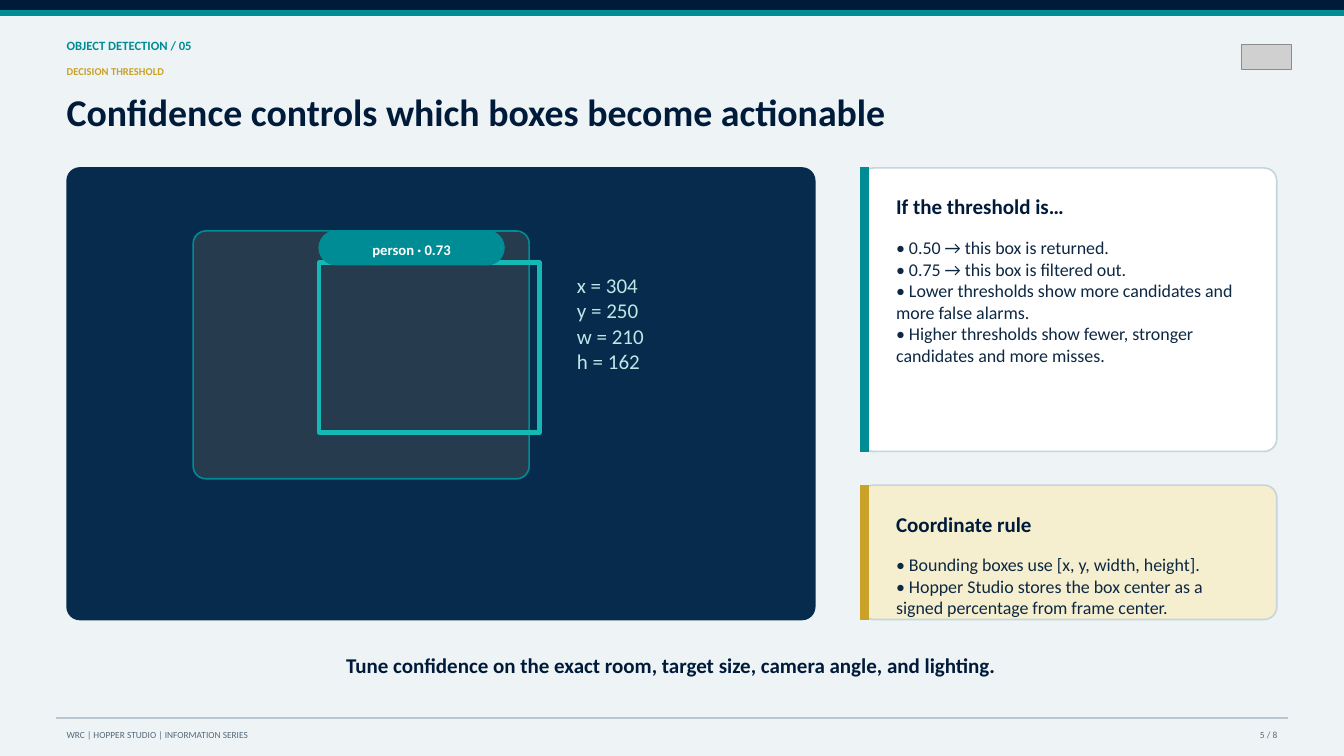
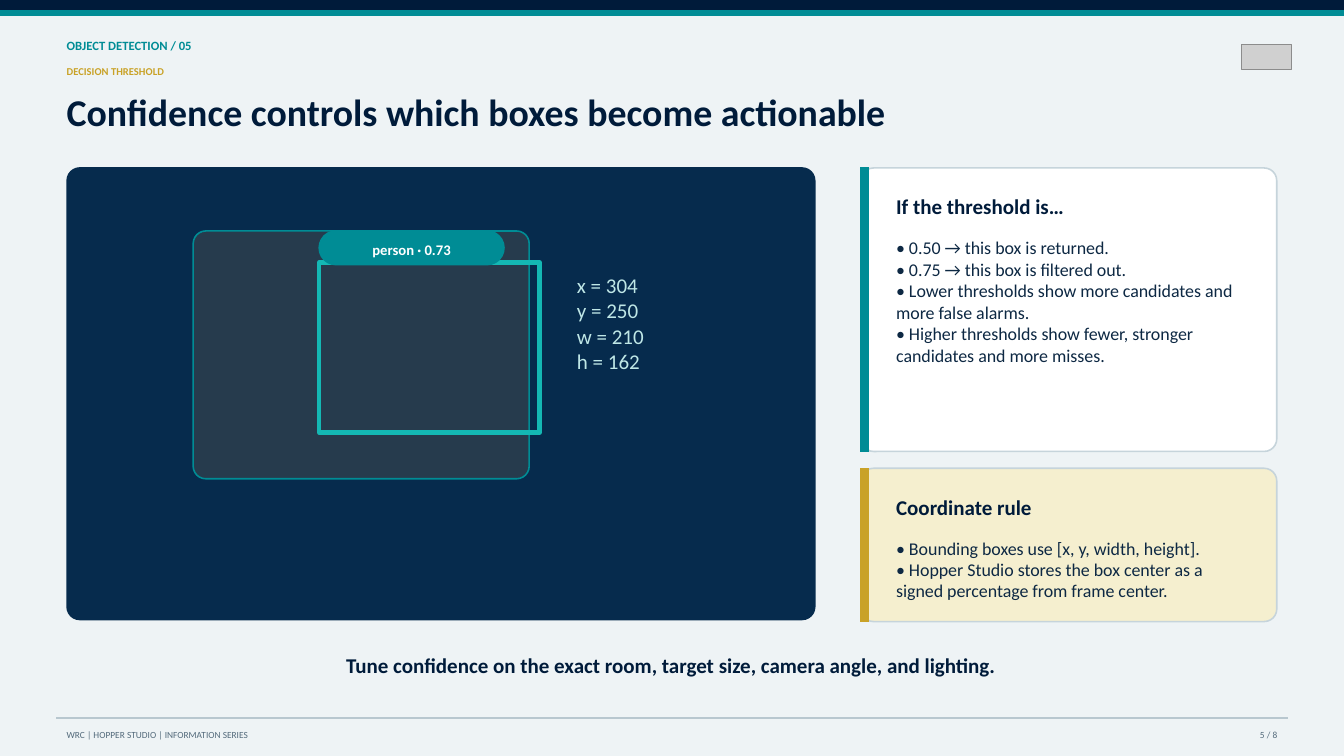
Before and after one commit to ender18g/hopper_drone, a slide deck: slide 5 of information-source-decks/06-object-detection-and-coco.pptx. Drawn at 1344x756 pixels with LibreOffice and Linux fonts; fonts in the diff are those of the drawing; grey boxes stand for pictures. Boxes give left, top, right and bottom in pixels: in the first picture for what was removed or moved away, otherwise in the second. Text is boxed around its words. In the diff, an @@ line names an element or a change of style, - is before the commit and + after.

```diff
--- a/information-source-decks/06-object-detection-and-coco.pptx
+++ b/information-source-decks/06-object-detection-and-coco.pptx
@@ rounded rectangle: place and size @@
-rounded rectangle at box(861, 485, 1276, 619)
+rounded rectangle at box(861, 469, 1276, 622)
@@ rounded rectangle at box(861, 469, 1276, 622): proportions changed @@
@@ rectangle: place and size @@
-rectangle at box(861, 485, 868, 619)
+rectangle at box(861, 469, 868, 622)
@@ text "Coordinate rule": place and size @@
-text "Coordinate rule" at box(896, 517, 1031, 532)
+text "Coordinate rule" at box(896, 500, 1031, 515)
@@ text "• Bounding boxes use [x, ..." rewrapped from box(896, 558, 1203, 620) to box(896, 542, 1203, 600) @@
```
Also in this commit, not shown: 1 other slide changed, 2 slides added, 2 slides removed, 16 other files.
